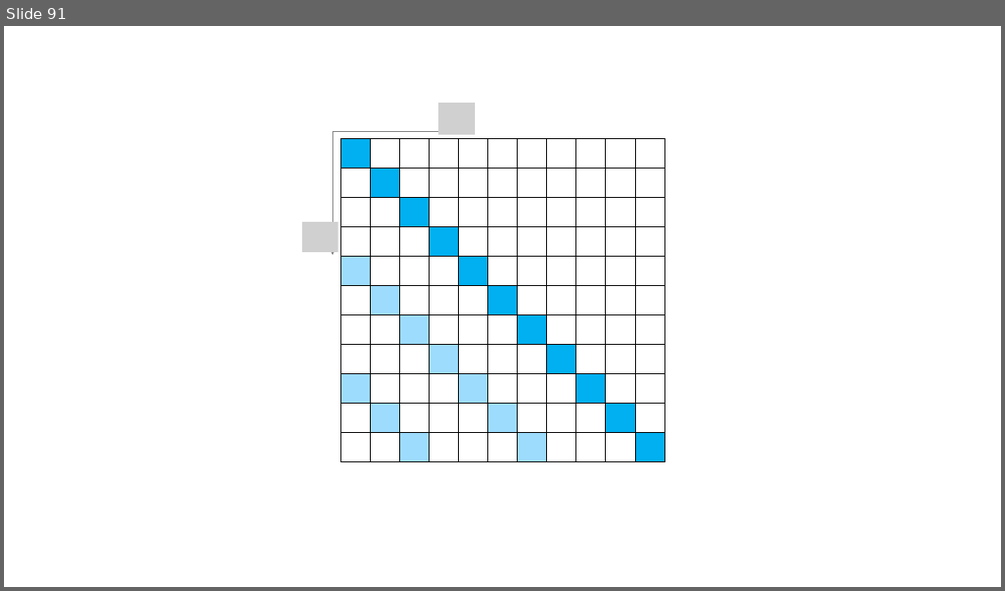
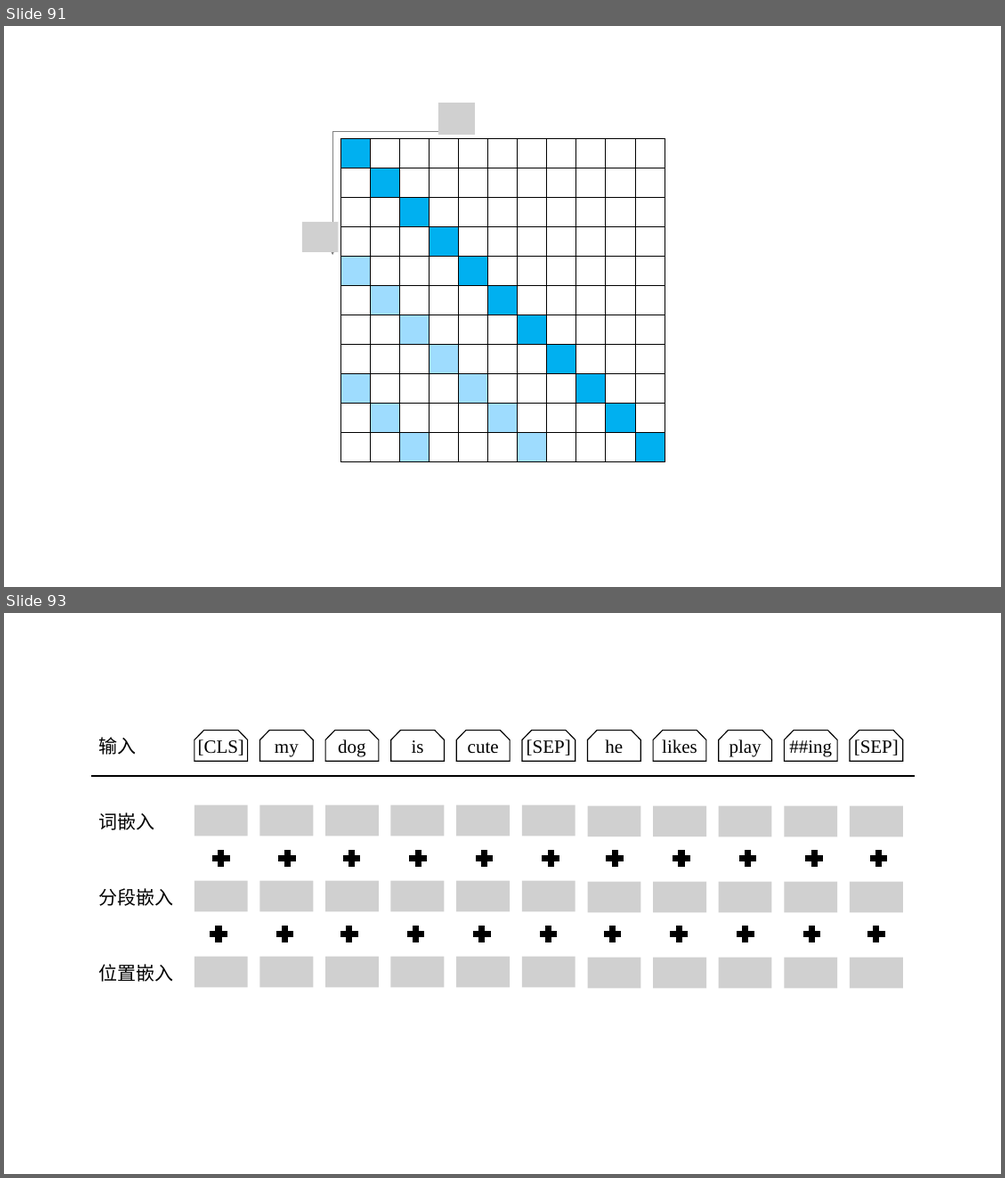
Before and after one commit to clonetimer/pptx, a slide deck: 素材.pptx. Shown one above the other, each under a label of ours: slide 91 before the commit, slides 91 and 93 after it; the slides between them are not shown. The pictures are 1005x591 and 1005x1178 pixels, drawn with LibreOffice and Linux fonts; fonts in the diff are those of the drawing; grey boxes stand for pictures. Boxes give left, top, right and bottom in pixels: in the first picture for what was removed or moved away, otherwise in the second. Text is boxed around its words. In the diff, an @@ line names an element or a change of style, - is before the commit and + after.

```diff
--- a/素材.pptx
+++ b/素材.pptx
@@ slide 93 added at bbox=[4, 613, 1001, 1174], background #FFFFFF @@
@@ group added at bbox=[90, 730, 914, 988]: 33 pictures, 22 plus signs, 11 freeform shapes, 4 texts, 1 line @@
+[CLS]
+my
+dog
+is
+cute
+[SEP]
+he
+likes
+play
+##ing
+[SEP]
+输入
+词嵌入
+分段嵌入
+位置嵌入
```
Also in this commit, not shown: 1 slide changed, 36 other slides added.
